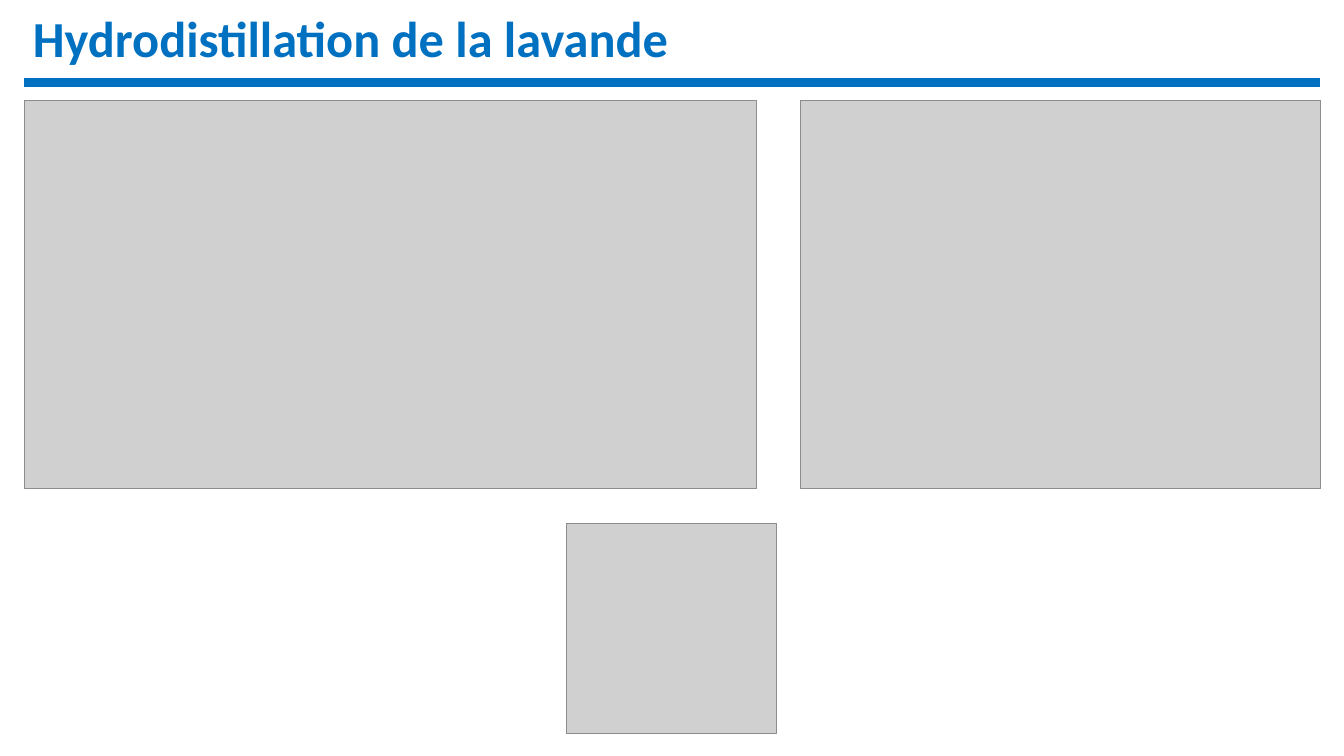
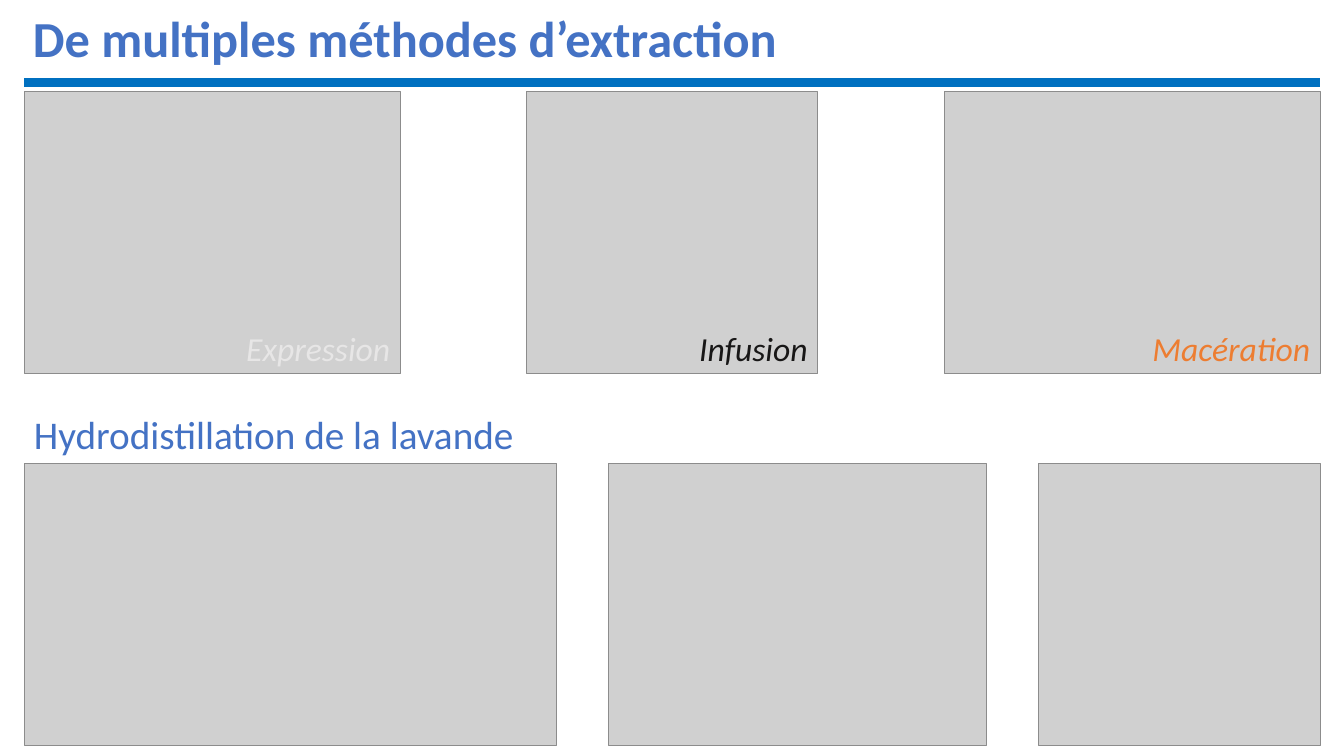
Before and after one commit to remimetzdorff/agregation, a slide deck: slide 6 of Leçons/diapo/LC11.pptx (slide 7 before the commit). Drawn at 1344x756 pixels with LibreOffice and Linux fonts; fonts in the diff are those of the drawing; grey boxes stand for pictures. Boxes give left, top, right and bottom in pixels: in the first picture for what was removed or moved away, otherwise in the second. Text is boxed around its words. In the diff, an @@ line names an element or a change of style, - is before the commit and + after.

```diff
--- a/Leçons/diapo/LC11.pptx
+++ b/Leçons/diapo/LC11.pptx
@@ text at (x1=33, y1=20, x2=777, y2=65): text changed; text colour #0070C0 to #4472C4 @@
-Hydrodistillation de la lavande
+De multiples méthodes d’extraction
@@ picture added at (x1=24, y1=92, x2=400, y2=374) @@
@@ picture added at (x1=527, y1=92, x2=818, y2=374) @@
@@ picture resized from (x1=802, y1=101, x2=1321, y2=489) to (x1=945, y1=92, x2=1321, y2=374) @@
@@ text added at (x1=699, y1=338, x2=808, y2=365), 24 pt, text #181717, italic @@
+Infusion
@@ text added at (x1=1152, y1=338, x2=1310, y2=361), 24 pt, text #ED7D31, italic @@
+Macération
@@ text added at (x1=34, y1=421, x2=514, y2=456), 28 pt, text #4472C4 @@
+Hydrodistillation de la lavande
@@ picture resized from (x1=24, y1=101, x2=756, y2=489) to (x1=24, y1=463, x2=557, y2=745) @@
@@ picture added at (x1=609, y1=463, x2=987, y2=745) @@
@@ picture resized from (x1=567, y1=523, x2=776, y2=733) to (x1=1038, y1=463, x2=1321, y2=745) @@
```
Also in this commit, not shown: 1 slide removed, 18 other files.
